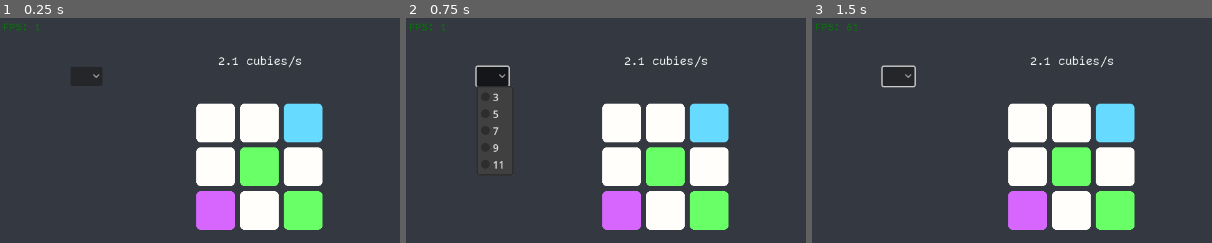
Above: before the commit, frames 1-3 (left to right).
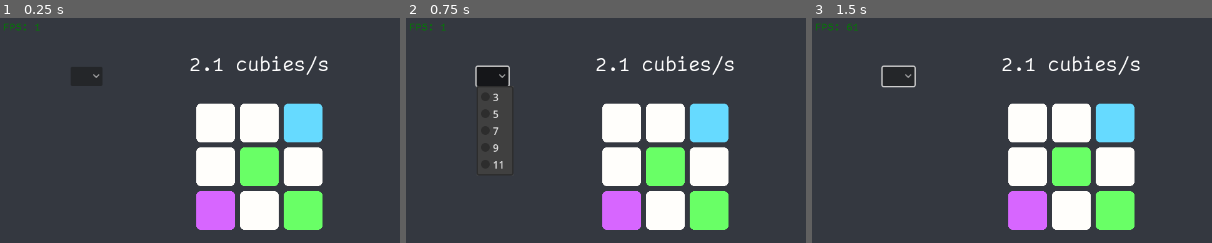
Above: after the commit, the same moments.

Repository: Logikable/GMTK2024
Game: Godot game, scene res://scenes/game.tscn
Same seed, same stepped clock (60 frames per second), same inputs: the game is played once before the commit and once after it.
Inputs (mouse positions are % of the whole screen's width and height, from its top left):
- Up to frame 1 (0.25 s): no input
- Up to frame 2 (0.75 s): click (11, 13) at 0.52 s
- Up to frame 3 (1.5 s): tap Enter at 1.25 s; move the mouse to (72, 45) at 1.27 s; click (72, 45) at 1.42 s
The pictures show only the part of the screen within x 0-50%, y 0-50%; the shares and areas given below are measured in that part.

The runs differ from the first frame. In frame 1, 0.8% of the frame differs, in the area x 47-82%, y 16-26%; in frame 2, 0.8%; in frame 3, 0.8%.

Commit message:
Position cps label and scale text size by grid size.

Diff:
--- a/project.godot
+++ b/project.godot
@@ -28,6 +28,7 @@
 window/size/viewport_width=1280
 window/size/viewport_height=720
 window/size/resizable=false
+window/vsync/vsync_mode=0
 
 [editor]
 
--- a/scenes/game.tscn
+++ b/scenes/game.tscn
@@ -7,15 +7,16 @@
 [ext_resource type="FontFile" uid="uid://c48agdebe6v1w" path="res://fonts/ComicCodeLigaturesNFFixed-Regular.ttf" id="2_xktb0"]
 [ext_resource type="Script" path="res://scripts/menu.gd" id="4_c2n2o"]
 [ext_resource type="PackedScene" uid="uid://7uw3b0qskg7f" path="res://scenes/draggable.tscn" id="4_fxc5v"]
+[ext_resource type="Script" path="res://scripts/cps_label.gd" id="5_x3i7v"]
 [ext_resource type="PackedScene" uid="uid://cjxbp3q6w7n1k" path="res://scenes/upgrade.tscn" id="6_dbh5q"]
+
+[sub_resource type="StyleBoxFlat" id="StyleBoxFlat_gv1x0"]
+bg_color = Color(0.203922, 0.219608, 0.25098, 1)
 
 [sub_resource type="LabelSettings" id="LabelSettings_55k84"]
 line_spacing = 0.0
 font = ExtResource("2_xktb0")
 font_color = Color(0, 0.498039, 0, 1)
-
-[sub_resource type="StyleBoxFlat" id="StyleBoxFlat_gv1x0"]
-bg_color = Color(0.203922, 0.219608, 0.25098, 1)
 
 [sub_resource type="LabelSettings" id="LabelSettings_sktip"]
 font = ExtResource("2_xktb0")
@@ -103,6 +104,18 @@
 offset_right = 830.0
 offset_bottom = 475.0
 
+[node name="Background" type="PanelContainer" parent="LeftNode/GridNode"]
+z_index = -1
+layout_mode = 1
+anchors_preset = -1
+anchor_right = 1.0
+anchor_bottom = 1.10947
+offset_bottom = -6.10352e-05
+grow_horizontal = 2
+grow_vertical = 2
+theme_override_styles/panel = SubResource("StyleBoxFlat_gv1x0")
+metadata/_edit_use_anchors_ = true
+
 [node name="FPSMargin" type="MarginContainer" parent="LeftNode/GridNode"]
 layout_mode = 0
 offset_right = 55.0
@@ -113,6 +126,19 @@
 layout_mode = 2
 text = "FPS: "
 label_settings = SubResource("LabelSettings_55k84")
+
+[node name="CubiesPerSecond" type="Label" parent="LeftNode/GridNode" node_paths=PackedStringArray("grid")]
+layout_mode = 0
+offset_left = 293.0
+offset_top = 50.0
+offset_right = 539.0
+offset_bottom = 88.0
+text = "50,000 cubies/s"
+label_settings = SubResource("LabelSettings_sktip")
+horizontal_alignment = 1
+vertical_alignment = 1
+script = ExtResource("5_x3i7v")
+grid = NodePath("../Grid")
 
 [node name="Grid" parent="LeftNode/GridNode" instance=ExtResource("1_oinuk")]
 z_index = 1
@@ -131,19 +157,7 @@
 grow_vertical = 2
 metadata/_edit_use_anchors_ = true
 
-[node name="PanelContainer" type="PanelContainer" parent="LeftNode/GridNode"]
-z_index = -1
-layout_mode = 1
-anchors_preset = -1
-anchor_right = 1.0
-anchor_bottom = 1.14734
-offset_bottom = -3.05176e-05
-grow_horizontal = 2
-grow_vertical = 2
-theme_override_styles/panel = SubResource("StyleBoxFlat_gv1x0")
-metadata/_edit_use_anchors_ = true
-
-[node name="OptionButton" type="OptionButton" parent="LeftNode/GridNode"]
+[node name="DELETETHISSOMEDAY" type="OptionButton" parent="LeftNode/GridNode"]
 z_index = 1
 layout_mode = 0
 offset_left = 113.0
@@ -161,17 +175,6 @@
 popup/item_3/id = 3
 popup/item_4/text = "11"
 popup/item_4/id = 4
-
-[node name="CubiesPerSecond" type="Label" parent="LeftNode/GridNode"]
-layout_mode = 0
-offset_left = 293.0
-offset_top = 49.0
-offset_right = 539.0
-offset_bottom = 87.0
-text = "50,000 cubies/s"
-label_settings = SubResource("LabelSettings_sktip")
-horizontal_alignment = 1
-vertical_alignment = 1
 
 [node name="Menu" type="TabContainer" parent="LeftNode"]
 layout_mode = 2
@@ -349,5 +352,5 @@
 horizontal_alignment = 1
 vertical_alignment = 1
 
-[connection signal="item_selected" from="LeftNode/GridNode/OptionButton" to="LeftNode/GridNode/Grid" method="_on_option_button_item_selected"]
+[connection signal="item_selected" from="LeftNode/GridNode/DELETETHISSOMEDAY" to="LeftNode/GridNode/Grid" method="_on_option_button_item_selected"]
 [connection signal="tab_changed" from="LeftNode/Menu" to="LeftNode/Menu" method="_on_tab_changed"]
--- /dev/null
+++ b/scripts/cps_label.gd
@@ -0,0 +1,38 @@
+extends Label
+
+@export var grid : Node
+
+# Grid size -> Font size.
+const FONT_SIZES = {
+  3: 30,
+  4: 28,    # (unused)
+  5: 26,
+  6: 24,    # (unused)
+  7: 22,
+  8: 21,    # (unused)
+  9: 20,
+  10: 19,   # (unused)
+  11: 18,
+}
+
+
+# Called when the node enters the scene tree for the first time.
+func _ready() -> void:
+  grid.grid_size_updated.connect(_on_grid_size_update)
+
+
+# Called every frame. 'delta' is the elapsed time since the previous frame.
+func _process(delta: float) -> void:
+  pass
+
+
+# Change the position and size of the text.
+func _on_grid_size_update(new_grid_size : int) -> void:
+  var parent_center : Vector2 = Util.parent_center(self)
+  # How much space we have above the grid.
+  var y_space : int = parent_center.y - grid.size.y / 2
+  # Make myself a bit bigger first.
+  self.label_settings.font_size = FONT_SIZES[new_grid_size]
+  # Update my position. This is relative to my size, so it must be done second.
+  var my_size = self.size * self.scale
+  self.position = Vector2(parent_center.x - my_size.x / 2, y_space / 2 - my_size.y / 2)
--- a/scripts/grid.gd
+++ b/scripts/grid.gd
@@ -4,6 +4,8 @@
 @export var Tile : PackedScene
 @export var TwoDCubie : PackedScene
 @export var Draggable : PackedScene
+
+signal grid_size_updated
 
 const GRID_PIXELS = {
   3: 210,   # 70 pixel ea
@@ -105,7 +107,7 @@
 
 
 func center_self() -> void:
-  var parent_center : Vector2 = self.get_parent_area_size() * self.get_parent().scale / 2
+  var parent_center : Vector2 = Util.parent_center(self)
   var my_size : Vector2 = self.size * self.scale
   self.position = parent_center - my_size / 2
 
@@ -138,6 +140,8 @@
   generate_children(new_grid_size)
   update_cubies(new_grid_size)
   update_params(new_grid_size)
+  # Let the world know.
+  grid_size_updated.emit(new_grid_size)
 
 
 # Called when the node enters the scene tree for the first time.
--- a/scripts/util.gd
+++ b/scripts/util.gd
@@ -15,6 +15,11 @@
   var global_scale = global_scale(node)
   var global_rect = Rect2(node.global_position, node.size * global_scale)
   return global_rect
+
+
+func parent_center(node: Node) -> Vector2:
+  assert(node.has_method('get_parent') and node.has_method('get_parent_area_size'))
+  return node.get_parent_area_size() * node.get_parent().scale / 2
 
 
 func delete_node(node: Node) -> void:
Not shown: 1 places in scenes/game.tscn that only renumber resources
